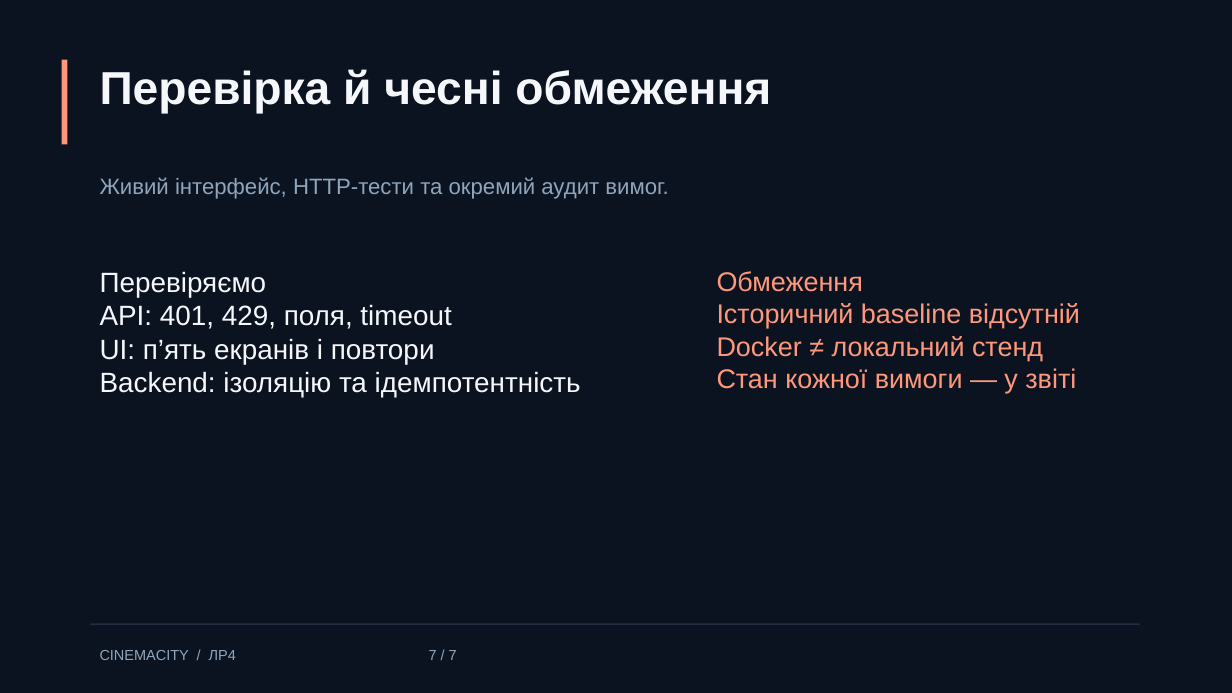
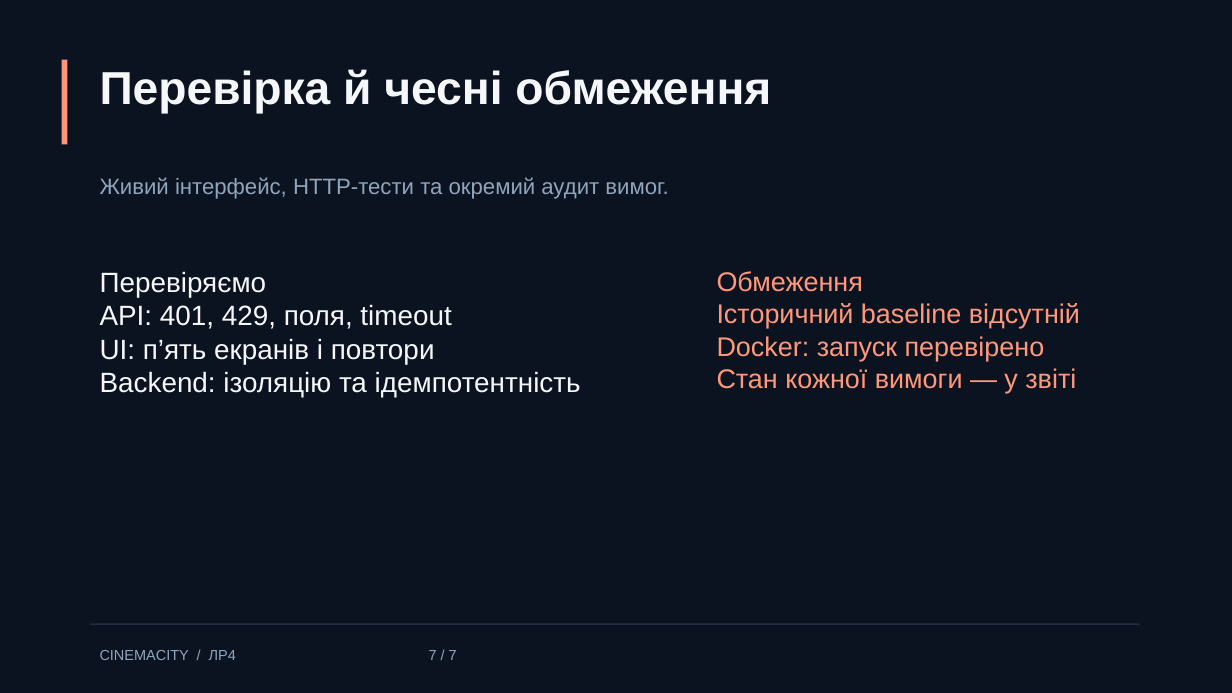
Before and after one commit to YevheniyDeriy/CinemaCity, a slide deck: slide 7 of output/presentation/CinemaCity-Lab4.pptx. Drawn at 1232x693 pixels with LibreOffice and Linux fonts; fonts in the diff are those of the drawing. Boxes give left, top, right and bottom in pixels: in the first picture for what was removed or moved away, otherwise in the second. Text is boxed around its words. In the diff, an @@ line names an element or a change of style, - is before the commit and + after.

Commit message:
Complete rating history, pagination, offline catalog and Docker verification

```diff
--- a/output/presentation/CinemaCity-Lab4.pptx
+++ b/output/presentation/CinemaCity-Lab4.pptx
@@ text at [717, 336, 1045, 361]: text changed @@
-Docker ≠ локальний стенд
+Docker: запуск перевірено
```
Also in this commit, not shown: 1 other slide changed, 29 other files.
